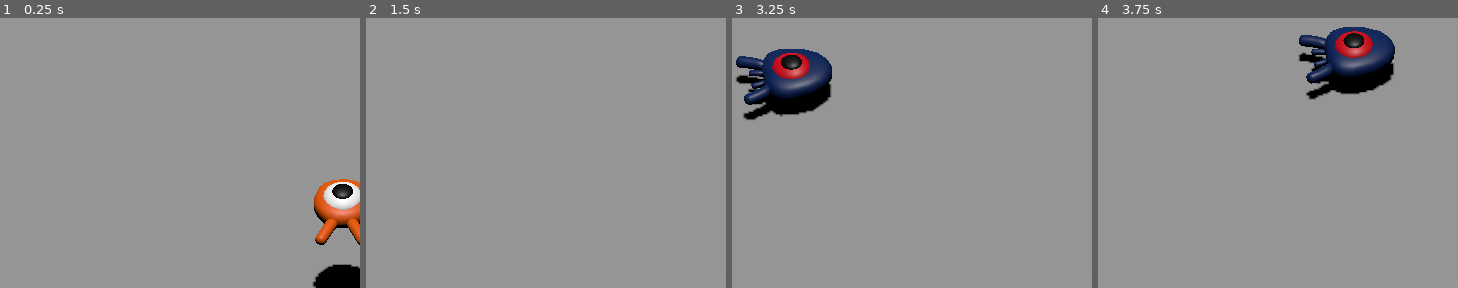
Above: before the commit, frames 1-4 (left to right).
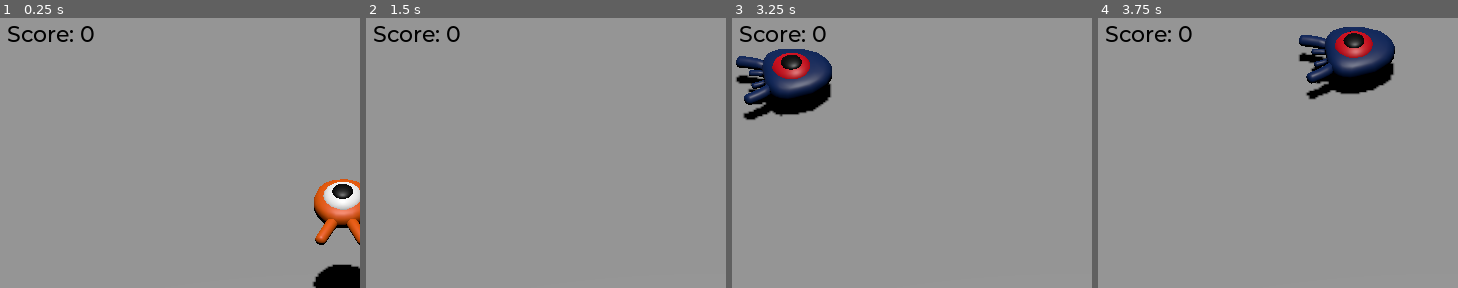
Above: after the commit, the same moments.

Repository: nathanleiby/game1
Game: Godot game, scene res://main.tscn
Same seed, same stepped clock (60 frames per second), same inputs: the game is played once before the commit and once after it.
Inputs:
- Up to frame 1 (0.25 s): no input
- Up to frame 2 (1.5 s): hold Right (move_right) 0.53-1.28 s; tap Space (jump) at 0.77 s; hold Down (move_back) from 1.28 s (still down)
- Up to frame 3 (3.25 s): tap Space (jump) at 1.52, 3.02 s; release Down (move_back) at 2.03 s; hold Right (move_right) 2.03-2.78 s; hold Up (move_forward) from 2.78 s (still down)
- Up to frame 4 (3.75 s): release Up (move_forward) at 3.53 s; hold Left (move_left) from 3.53 s (still down)
The pictures show only the part of the screen within x 2-52%, y 3-53%; the shares and areas given below are measured in that part.

The runs differ from the first frame. In frame 1, 0.5% of the frame differs, in the area x 2-27%, y 2-9%; in frame 2, 0.5%; in frame 3, 0.5%; in frame 4, 0.5%.

Commit message:
keep track of score; initial UI layer

Diff:
--- a/Mob.gd
+++ b/Mob.gd
@@ -26,6 +26,12 @@
 func _on_visible_on_screen_notifier_3d_screen_exited():
 	queue_free()
 
+var is_squashed = false
 func squash():
+	# ... should handle a race condition of multiple collisions if this is called within a physics process tick
+	if is_squashed:
+		return
+
+	is_squashed = true
 	squashed.emit()
 	queue_free()
--- /dev/null
+++ b/ScoreLabel.gd
@@ -0,0 +1,7 @@
+extends Label
+
+var score = 0
+
+func _on_mob_squashed():
+	score += 1
+	text = "Score: %s" % score
--- a/main.gd
+++ b/main.gd
@@ -17,6 +17,7 @@
 
 	add_child(mob)
 
+	mob.squashed.connect($UserInterface/ScoreLabel._on_mob_squashed.bind())
 
 func _on_player_hit():
 	$MobTimer.stop()
--- a/main.tscn
+++ b/main.tscn
@@ -1,8 +1,10 @@
-[gd_scene load_steps=9 format=3 uid="uid://khmvepfimu75"]
+[gd_scene load_steps=12 format=3 uid="uid://khmvepfimu75"]
 
 [ext_resource type="Script" path="res://main.gd" id="1_cn7dx"]
 [ext_resource type="PackedScene" uid="uid://x86ovpu14wbp" path="res://player.tscn" id="1_m10mj"]
 [ext_resource type="PackedScene" uid="uid://cej0wkhmw26eb" path="res://mob.tscn" id="2_007to"]
+[ext_resource type="FontFile" uid="uid://bag6rla8288nh" path="res://fonts/Montserrat-Medium.ttf" id="4_slqdt"]
+[ext_resource type="Script" path="res://ScoreLabel.gd" id="5_3wp5t"]
 
 [sub_resource type="BoxShape3D" id="BoxShape3D_v7j3f"]
 size = Vector3(60, 2, 60)
@@ -21,6 +23,10 @@
 "tilts": PackedFloat32Array(0, 0, 0, 0, 0)
 }
 point_count = 5
+
+[sub_resource type="Theme" id="Theme_hnq2i"]
+default_font = ExtResource("4_slqdt")
+default_font_size = 22
 
 [node name="Main" type="Node"]
 script = ExtResource("1_cn7dx")
@@ -87,5 +93,22 @@
 wait_time = 0.5
 autostart = true
 
+[node name="UserInterface" type="Control" parent="."]
+layout_mode = 3
+anchors_preset = 0
+offset_right = 40.0
+offset_bottom = 40.0
+theme = SubResource("Theme_hnq2i")
+
+[node name="ScoreLabel" type="Label" parent="UserInterface"]
+layout_mode = 0
+offset_left = 25.0
+offset_top = 20.0
+offset_right = 86.0
+offset_bottom = 46.0
+theme_override_colors/font_color = Color(0, 0, 0, 1)
+text = "Score: 0"
+script = ExtResource("5_3wp5t")
+
 [connection signal="hit" from="Player" to="." method="_on_player_hit"]
 [connection signal="timeout" from="MobTimer" to="." method="_on_timer_timeout"]
--- a/player.gd
+++ b/player.gd
@@ -52,9 +52,10 @@
 		if collision.get_collider().is_in_group("mob"):
 			var mob = collision.get_collider()
 			# check that we are colliding from above
-			if Vector3.UP.dot(collision.get_normal()) > 0.75: # TODO: was 0.1 in example
+			if Vector3.UP.dot(collision.get_normal()) > 0.2: # TODO: was 0.1 in example
 				mob.squash()
 				target_velocity.y = bounce_impulse
+			# TODO: are we getting multiple collisions within a physics tick?
 
 
 	# Moving
